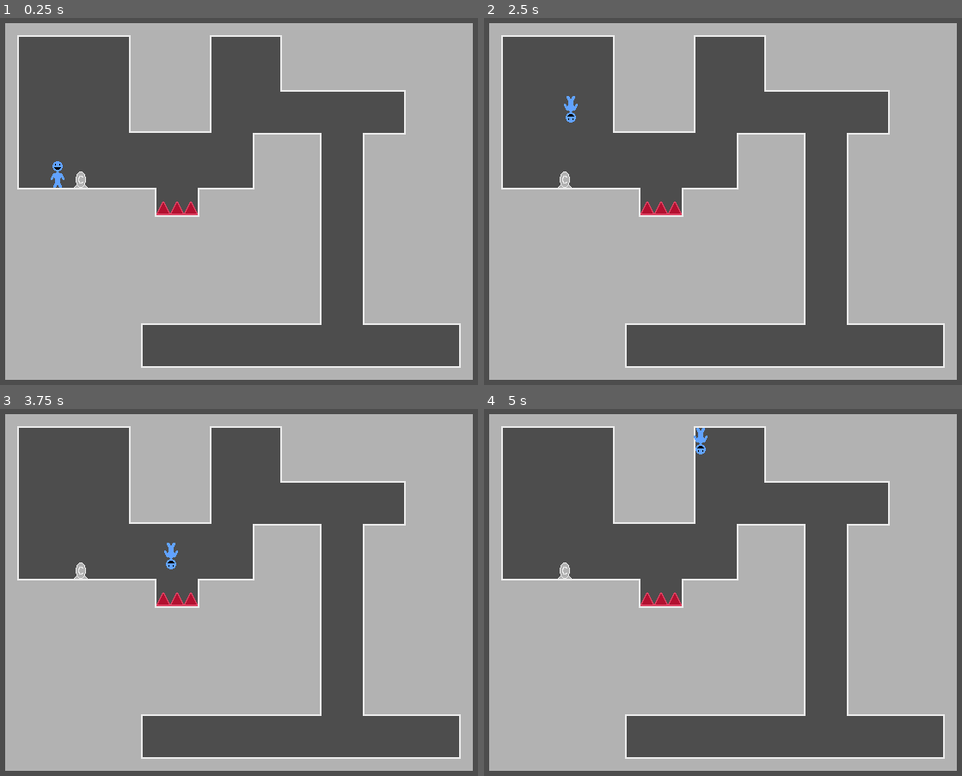
Above: before the commit, frames 1-4 (two rows, left to right).
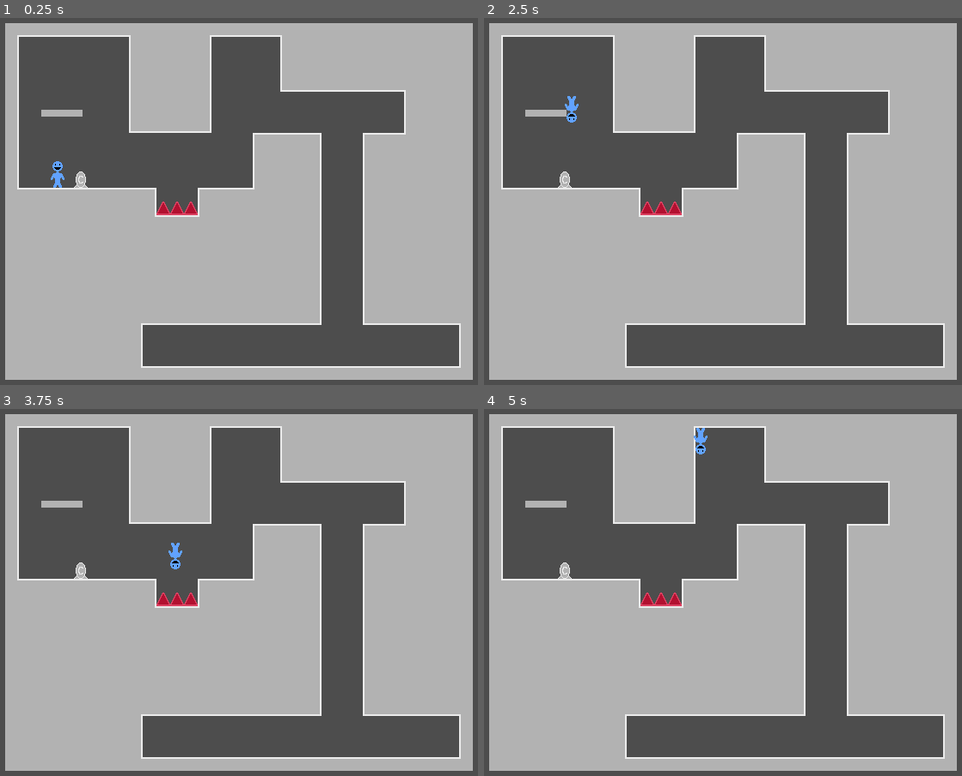
Above: after the commit, the same moments.

Repository: jakemeinershagen/WWW
Game: Godot game, scene res://scenes/room.tscn
Same seed, same stepped clock (60 frames per second), same inputs: the game is played once before the commit and once after it.
Inputs:
- Up to frame 1 (0.25 s): no input
- Up to frame 2 (2.5 s): tap Enter at 0.5 s; hold D (right) 0.53-2.03 s; tap W (switch_gravity) at 0.6, 1.35, 2.1 s; hold A (left) from 2.03 s (still down)
- Up to frame 3 (3.75 s): release A (left) at 2.78 s; hold D (right) from 2.78 s (still down); tap W (switch_gravity) at 2.85, 3.6 s
- Up to frame 4 (5 s): release D (right) at 4.28 s; hold A (left) from 4.28 s (still down); tap W (switch_gravity) at 4.35 s

The runs differ from the first frame. In frame 1, 0.2% of the frame differs, in the area x 8-18%, y 25-27%; in frame 2, 0.2%; in frame 3, 0.3%, in the area x 8-39%, y 25-44%; in frame 4, 0.2%.

Commit message:
platforms working

Diff:
--- a/project.godot
+++ b/project.godot
@@ -14,6 +14,10 @@
 run/main_scene="res://scenes/room.tscn"
 config/features=PackedStringArray("4.3", "GL Compatibility")
 config/icon="res://icon.svg"
+
+[autoload]
+
+Shared="*res://scripts/shared.gd"
 
 [display]
 
@@ -47,7 +51,7 @@
 
 2d_physics/layer_1="player"
 2d_physics/layer_2="tilemap"
-2d_physics/layer_3="checkpoints"
+2d_physics/layer_3="objects"
 
 [rendering]
 
--- /dev/null
+++ b/scenes/platform.tscn
@@ -0,0 +1,34 @@
+[gd_scene load_steps=5 format=3 uid="uid://bl0xa3yc5f1gj"]
+
+[ext_resource type="Texture2D" uid="uid://b5v845w0rxquh" path="res://assets/platform.png" id="1_2lnq8"]
+[ext_resource type="Script" path="res://scripts/platform.gd" id="1_f2yg7"]
+
+[sub_resource type="RectangleShape2D" id="RectangleShape2D_sdqk7"]
+size = Vector2(32, 8)
+
+[sub_resource type="RectangleShape2D" id="RectangleShape2D_3my38"]
+size = Vector2(32, 10)
+
+[node name="Platform" type="StaticBody2D"]
+z_index = -1
+collision_layer = 4
+script = ExtResource("1_f2yg7")
+lifetime = 1
+
+[node name="Sprite" type="Sprite2D" parent="."]
+texture = ExtResource("1_2lnq8")
+
+[node name="CollisionShape2D" type="CollisionShape2D" parent="."]
+shape = SubResource("RectangleShape2D_sdqk7")
+
+[node name="PlayerDetector" type="Area2D" parent="."]
+collision_layer = 4
+
+[node name="CollisionShape2D" type="CollisionShape2D" parent="PlayerDetector"]
+shape = SubResource("RectangleShape2D_3my38")
+
+[node name="Timer" type="Timer" parent="."]
+wait_time = 2.0
+one_shot = true
+
+[connection signal="body_entered" from="PlayerDetector" to="." method="_on_player_detector_body_entered"]
--- a/scenes/room.tscn
+++ b/scenes/room.tscn
@@ -1,8 +1,9 @@
-[gd_scene load_steps=8 format=4 uid="uid://dybxlo0nsmnew"]
+[gd_scene load_steps=9 format=4 uid="uid://dybxlo0nsmnew"]
 
 [ext_resource type="Texture2D" uid="uid://bo2y7egqrwo65" path="res://assets/tiles.png" id="1_4ukwi"]
 [ext_resource type="PackedScene" uid="uid://bda87encvjb6w" path="res://scenes/player.tscn" id="2_4qf34"]
 [ext_resource type="PackedScene" uid="uid://dv3d1fyvdedfy" path="res://scenes/checkpoint.tscn" id="3_o5r34"]
+[ext_resource type="PackedScene" uid="uid://bl0xa3yc5f1gj" path="res://scenes/platform.tscn" id="4_fubsr"]
 
 [sub_resource type="TileSetAtlasSource" id="TileSetAtlasSource_aaxxj"]
 texture = ExtResource("1_4ukwi")
@@ -77,3 +78,7 @@
 
 [node name="Checkpoint" parent="." instance=ExtResource("3_o5r34")]
 position = Vector2(168, 224)
+
+[node name="Platform" parent="." instance=ExtResource("4_fubsr")]
+position = Vector2(146, 153)
+scale = Vector2(1.5, 1)
--- /dev/null
+++ b/scripts/platform.gd
@@ -0,0 +1,41 @@
+extends StaticBody2D
+class_name Platform
+
+@export var lifetime = 2
+var player_touched = false
+var last_reset = 0
+
+@onready var timer = $Timer
+
+
+func _ready() -> void:
+	timer.wait_time = lifetime
+
+
+func _process(_delta: float) -> void:
+	if player_touched and timer.is_stopped():
+		disable()
+	if Shared.reset_num > last_reset:
+		reset()
+		last_reset = Shared.reset_num
+
+
+func disable():
+	visible = false
+	collision_layer = 0
+
+
+func enable():
+	visible = true
+	collision_layer = 3
+
+
+func reset():
+	player_touched = false
+	enable()
+
+
+func _on_player_detector_body_entered(body: Node2D) -> void:
+	if body is Player:
+		timer.start()
+		player_touched = true
--- a/scripts/player.gd
+++ b/scripts/player.gd
@@ -41,3 +41,4 @@
 func die():
 	position = checkpoint
 	velocity = Vector2.ZERO
+	Shared.reset_num += 1
--- /dev/null
+++ b/scripts/shared.gd
@@ -0,0 +1,3 @@
+extends Node
+
+var reset_num = 0
Binary file added: assets/platform.aseprite
Binary file added: assets/platform.png
Not shown, added: assets/platform.png.import
